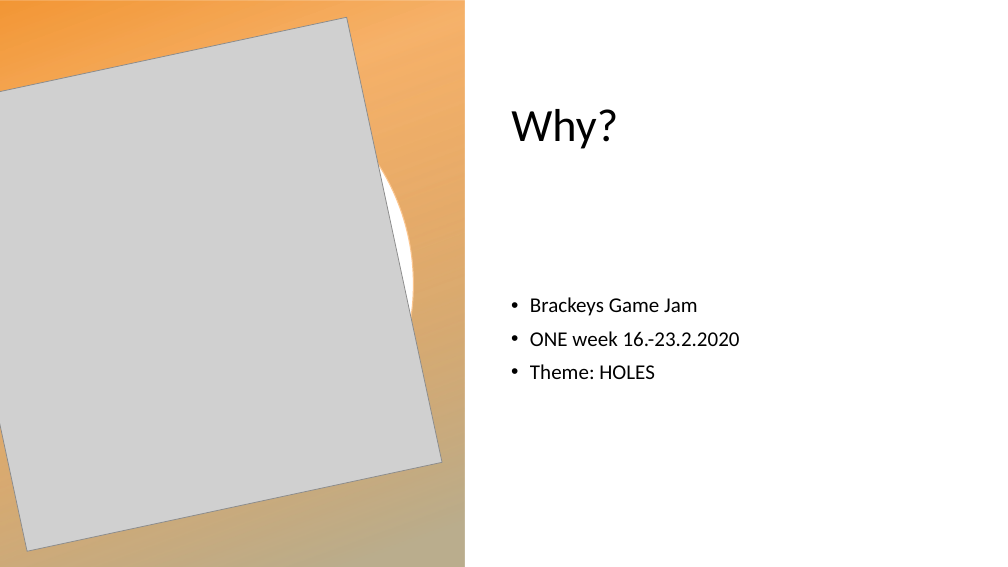
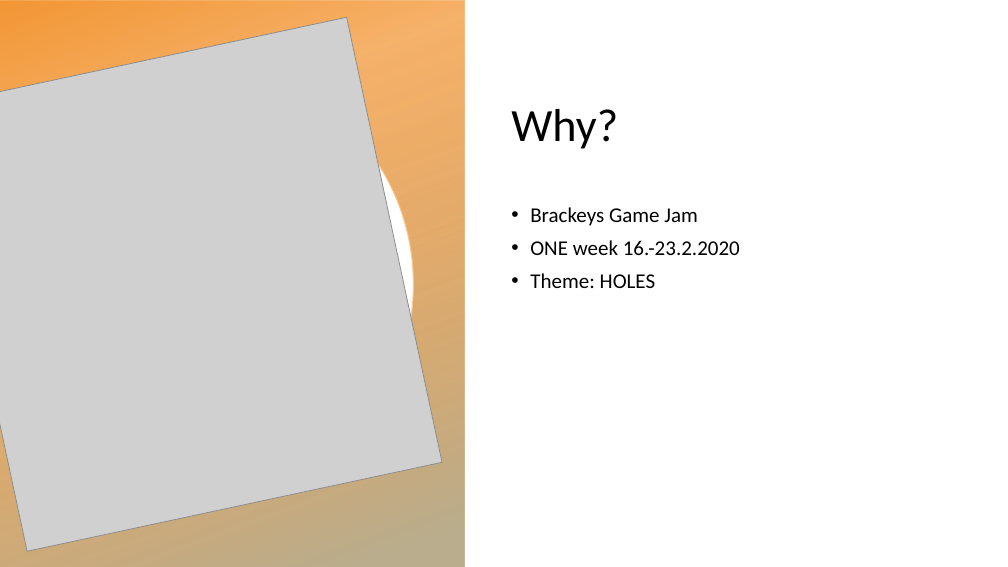
Before and after one commit to L5478/JamDev, a slide deck: slide 2 of Quack-A-Moley.pptx. Drawn at 1008x567 pixels with LibreOffice and Linux fonts; fonts in the diff are those of the drawing; grey boxes stand for pictures; background and template pictures are left out. Boxes give left, top, right and bottom in pixels: in the first picture for what was removed or moved away, otherwise in the second. Text is boxed around its words. In the diff, an @@ line names an element or a change of style, - is before the commit and + after.

```diff
--- a/Quack-A-Moley.pptx
+++ b/Quack-A-Moley.pptx
@@ text "Brackeys Game Jam": place and size @@
-text "Brackeys Game Jam" at box(530, 297, 740, 379)
+text "Brackeys Game Jam" at box(530, 207, 740, 288)
```
Also in this commit, not shown: 3 other slides changed.
